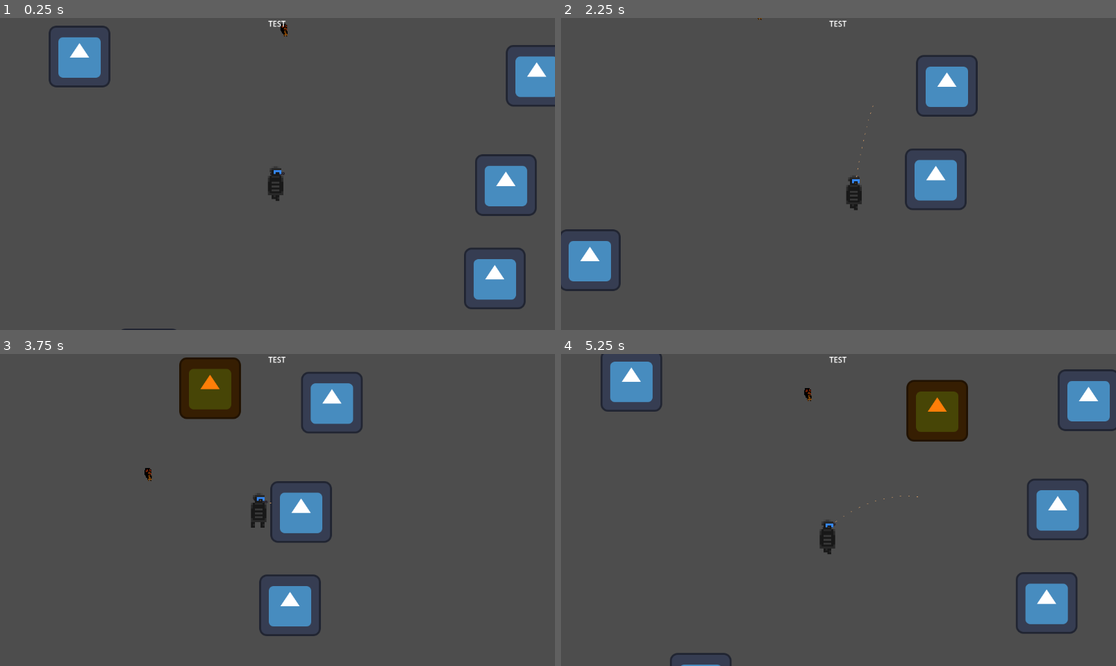
Above: before the commit, frames 1-4 (two rows, left to right).
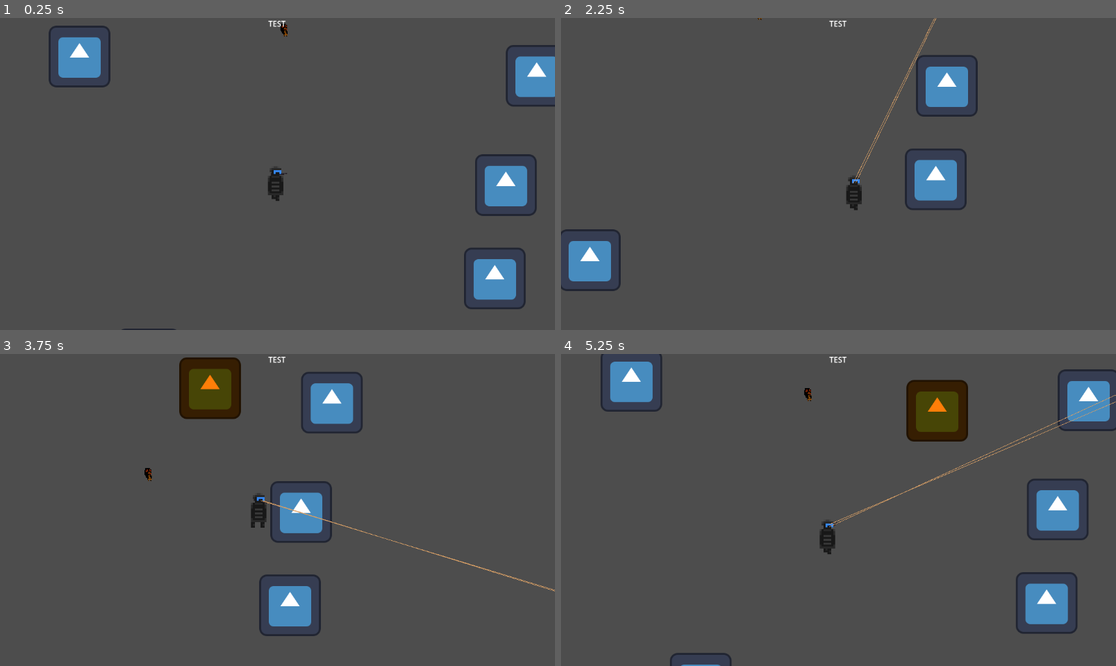
Above: after the commit, the same moments.

Repository: pingwin01games/BialJam2024
Game: Godot game, scene res://scene/world.tscn
The game is run twice, just before and just after one commit, with the same random seed, the same clock (stepped at 60 frames per second) and the same inputs. The engine's default icon, where the game draws it, is replaced by a stand-in: a white triangle on a blue panel in a dark square.
Inputs (mouse positions are in pixels of both pictures, inside the frame that each line leads up to):
- Up to frame 1 (0.25 s): no input
- Up to frame 2 (2.25 s): move the mouse to (960, 158) at 0.52 s; press the mouse at (960, 158) at 0.53 s; hold Right (ui_right) 0.53-1.28 s; move the mouse to (727, 189) at 1.27 s; release the mouse at (727, 189) at 1.28 s; hold Down (ui_down) 1.28-2.03 s; click (727, 189) at 1.35 s; move the mouse to (894, 105) at 2.02 s; press the mouse at (894, 105) at 2.03 s; hold Right (ui_right) from 2.03 s (still down)
- Up to frame 3 (3.75 s): move the mouse to (249, 572) at 2.77 s; release Right (ui_right) at 2.78 s; release the mouse at (249, 572) at 2.78 s; hold Up (ui_up) 2.78-3.53 s; click (249, 572) at 2.85 s; move the mouse to (444, 556) at 3.52 s; press the mouse at (444, 556) at 3.53 s; hold Left (ui_left) from 3.53 s (still down)
- Up to frame 4 (5.25 s): tap R (reload) at 4.15 s; move the mouse to (672, 463) at 4.27 s; release the mouse at (672, 463) at 4.28 s; click (672, 463) at 4.35 s; move the mouse to (866, 510) at 5.02 s; release Left (ui_left) at 5.03 s; press the mouse at (866, 510) at 5.03 s; hold Down (ui_down) from 5.03 s (still down)

The runs differ from the first frame. In frame 1, less than 0.1% of the frame differs, in the area x 48-52%, y 49-51%; in frame 2, 0.2%; in frame 3, 0.2%; in frame 4, 0.3%, in the area x 47-100%, y 13-56%.

Commit message:
dodano sniperski pocisk
taki cheap hit scan

Diff:
--- a/scene/Guns/dmr_logic.gd
+++ b/scene/Guns/dmr_logic.gd
@@ -8,4 +8,4 @@
 	maxMag = 3
 	curMag = 3
 	distanceToGun = 32
-	projectileScene = preload("res://scene/Guns/projectiles/bullet.tscn")
+	projectileScene = preload("res://scene/Guns/projectiles/sniper_bullet.tscn")
--- a/scene/Guns/gun_template.gd
+++ b/scene/Guns/gun_template.gd
@@ -39,7 +39,7 @@
 	#var projectiles = get_tree().root
 	var player = get_tree().get_first_node_in_group("player")
 
-	projectile.position = player.position - Vector2(distanceToGun,0).rotated(atan2(get_global_mouse_position().y-position.y,get_global_mouse_position().x-position.x)) + Vector2(distanceToGun,0).rotated(atan2(get_global_mouse_position().y-position.y,get_global_mouse_position().x-position.x))
+	projectile.position = player.position #- Vector2(distanceToGun,0).rotated(atan2(get_global_mouse_position().y-position.y,get_global_mouse_position().x-position.x)) + Vector2(distanceToGun,0).rotated(atan2(get_global_mouse_position().y-position.y,get_global_mouse_position().x-position.x))
 	projectile.rotation = atan2(get_global_mouse_position().y-player.position.y,get_global_mouse_position().x-player.position.x)
 
 	projectiles.add_child(projectile)
--- a/scene/Guns/projectiles/bullet.tscn
+++ b/scene/Guns/projectiles/bullet.tscn
@@ -19,5 +19,6 @@
 
 [node name="Time_Of_Deletion" type="Timer" parent="." index="3"]
 wait_time = 6.0
+autostart = true
 
 [connection signal="timeout" from="Time_Of_Deletion" to="." method="_on_time_of_deletion_timeout"]
--- /dev/null
+++ b/scene/Guns/projectiles/sniper_bullet.gd
@@ -0,0 +1,8 @@
+extends "res://script/pila.gd"
+
+func _ready():
+	SPEED = 1
+
+
+func _on_time_of_deletion_timeout():
+	queue_free()
--- /dev/null
+++ b/scene/Guns/projectiles/sniper_bullet.tscn
@@ -0,0 +1,26 @@
+[gd_scene load_steps=5 format=3 uid="uid://c747iyidrjnl"]
+
+[ext_resource type="PackedScene" uid="uid://d4pt4jdbqiin" path="res://scene/bullet_template.tscn" id="1_6tmgr"]
+[ext_resource type="Texture2D" uid="uid://bryr4nlxsvtdm" path="res://Sprites/Projectiles/bullet.png" id="2_bj2yl"]
+[ext_resource type="Script" path="res://scene/Guns/projectiles/sniper_bullet.gd" id="2_el7e5"]
+
+[sub_resource type="RectangleShape2D" id="RectangleShape2D_60gbd"]
+size = Vector2(781, 3)
+
+[node name="Bullet_Template" instance=ExtResource("1_6tmgr")]
+script = ExtResource("2_el7e5")
+
+[node name="Sprite2D" parent="." index="0"]
+position = Vector2(512, 0)
+scale = Vector2(256, 1)
+texture = ExtResource("2_bj2yl")
+
+[node name="CollisionShape2D" parent="Area_Of_Damage" index="0"]
+position = Vector2(380.5, -0.5)
+shape = SubResource("RectangleShape2D_60gbd")
+
+[node name="Time_Of_Deletion" type="Timer" parent="." index="3"]
+wait_time = 0.05
+autostart = true
+
+[connection signal="timeout" from="Time_Of_Deletion" to="." method="_on_time_of_deletion_timeout"]
--- a/scene/bullet_template.tscn
+++ b/scene/bullet_template.tscn
@@ -7,7 +7,7 @@
 size = Vector2(5, 2)
 
 [sub_resource type="CircleShape2D" id="CircleShape2D_mp0yi"]
-radius = 3.0
+radius = 36.2215
 
 [node name="Bullet_Template" type="CharacterBody2D"]
 collision_layer = 0
--- a/scene/gracz.tscn
+++ b/scene/gracz.tscn
@@ -1,8 +1,8 @@
 [gd_scene load_steps=13 format=3 uid="uid://don334ykj1ehi"]
 
 [ext_resource type="Script" path="res://script/gracz.gd" id="1_d3427"]
+[ext_resource type="PackedScene" uid="uid://djvh26t85t4o3" path="res://scene/Guns/dmr.tscn" id="3_8fwtm"]
 [ext_resource type="Script" path="res://script/WeaponManager.gd" id="3_s1mo5"]
-[ext_resource type="PackedScene" uid="uid://fkuvt0m44q6k" path="res://scene/Guns/minigun.tscn" id="3_yxcuh"]
 [ext_resource type="PackedScene" uid="uid://dbrsi3jtottgr" path="res://scene/Guns/gun_template.tscn" id="4_082ke"]
 [ext_resource type="Texture2D" uid="uid://ce0i3h1wcu3k8" path="res://Sprites/Players/mc1.png" id="4_hlrhp"]
 [ext_resource type="Texture2D" uid="uid://cy8ourctiuqwh" path="res://Sprites/Players/mc2.png" id="5_1j4c6"]
@@ -61,7 +61,7 @@
 position = Vector2(20, 0)
 script = ExtResource("3_s1mo5")
 
-[node name="Gun_Template2" parent="hand" instance=ExtResource("3_yxcuh")]
+[node name="Gun_Template2" parent="hand" instance=ExtResource("3_8fwtm")]
 
 [node name="Gun_Template" parent="hand" instance=ExtResource("4_082ke")]
 visible = false
